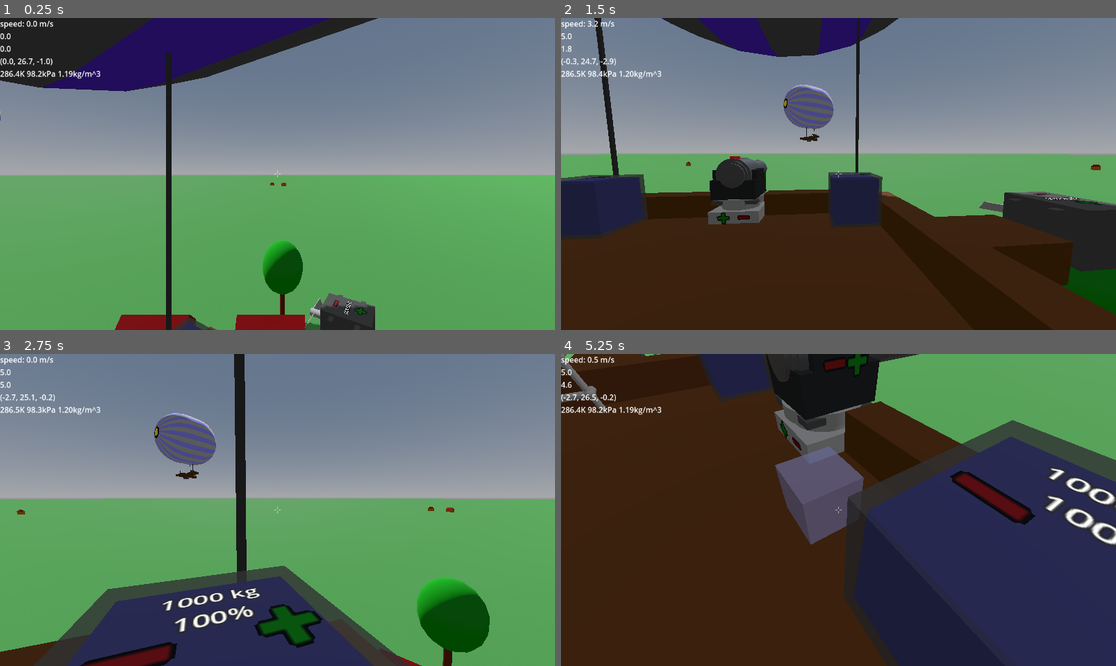
Above: before the commit, frames 1-4 (two rows, left to right).
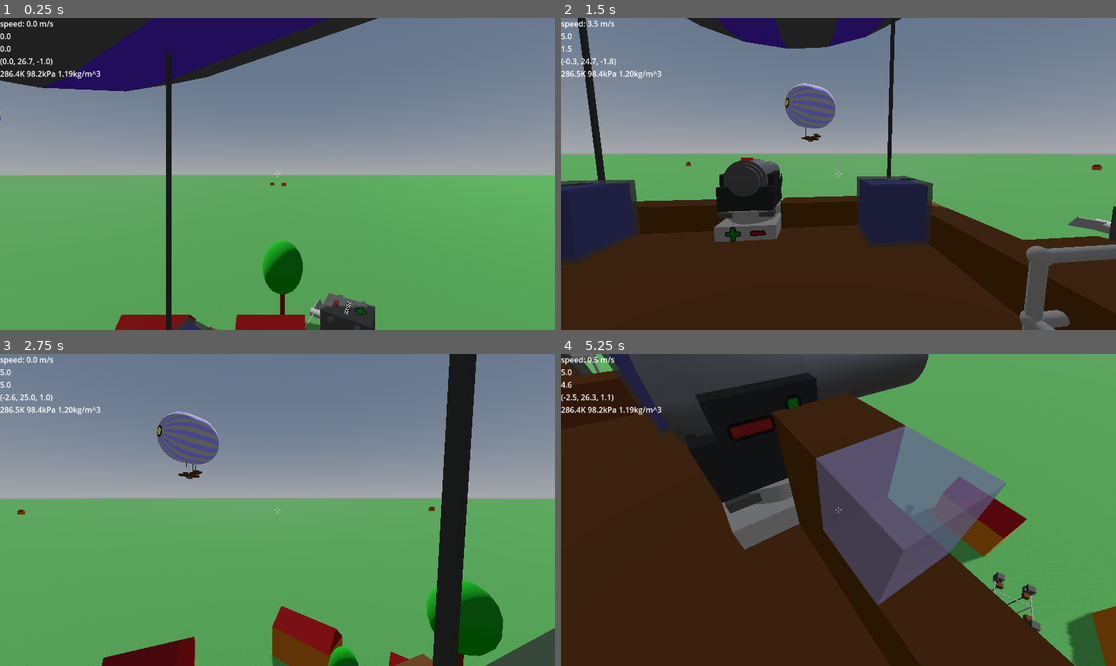
Above: after the commit, the same moments.

Repository: jmdejong/airships
Game: Godot game, scene res://scenes/world.tscn
Same seed, same stepped clock (60 frames per second), same inputs: the game is played once before the commit and once after it.
Inputs (mouse positions are in pixels of both pictures, inside the frame that each line leads up to):
- Up to frame 1 (0.25 s): no input
- Up to frame 2 (1.5 s): move the mouse to (960, 158) at 0.52 s; hold D (right) 0.53-1.28 s; click (960, 158) at 0.6 s; move the mouse to (810, 174) at 1.27 s; hold W (forwards) from 1.28 s (still down); tap Mouse wheel down (rotate_left) at 1.35 s
- Up to frame 3 (2.75 s): keep holding W (forwards); move the mouse to (288, 503) at 2.02 s; tap Mouse wheel up (rotate_right) at 2.1 s
- Up to frame 4 (5.25 s): move the mouse to (832, 516) at 2.77 s; tap Shift (sprint) at 2.85 s; click (832, 516) at 2.92 s; move the mouse to (877, 513) at 3.52 s; tap B (toggle_build) at 3.6 s; release W (forwards) at 4.25 s; drag from (1093, 391) to (755, 432) at 4.27 s; move the mouse to (844, 510) at 5.02 s; hold W (forwards) from 5.03 s (still down); click (844, 510) at 5.1 s

The runs differ from the first frame. In frame 1, less than 0.1% of the frame differs, in the area x 2-66%, y 0-100%; in frame 2, 18%; in frame 3, 23%; in frame 4, 52%, in the area x 0-100%, y 0-100%.

Commit message:
also wire up the other engine of the gunboat

Diff:
--- a/code/components/dial.gd
+++ b/code/components/dial.gd
@@ -1,6 +1,6 @@
 extends BoxComponent
 
-@export var scale_degree: float = 3
+@export var scale_degree: float = 2
 @export var step_size: float = 5
 
 var value: SignalValue = SignalValue.empty():
@@ -15,6 +15,8 @@
 	update()
 
 func update() -> void:
+	if !is_inside_tree():
+		return
 	$SignalConnection.value = value
 	$Screw.rotation_degrees.y = -value.value * scale_degree
 	%StatusText.text = "%3.2f %s" % [value.value, value.unit]
--- a/scenes/ships/gunboat.tscn
+++ b/scenes/ships/gunboat.tscn
@@ -68,43 +68,91 @@
 transform = Transform3D(-4.37114e-08, 0, -1, 0, 1, 0, 1, 0, -4.37114e-08, 0.5, 1, 3)
 length = 1.5
 mass_ = 2.356194490192345
-volume = 0.011780972450961725
-
-[node name="WireStraight9" parent="Components/Wiring" index="1" instance=ExtResource("12_oisyc")]
+volume = 0.01178097245096172
+
+[node name="WireStraight2" parent="Components/Wiring" index="1" instance=ExtResource("12_oisyc")]
+transform = Transform3D(-4.37114e-08, 0, -1, 0, 1, 0, 1, 0, -4.37114e-08, 0.5, 1, 3)
+length = 1.5
+mass_ = 2.356194490192345
+volume = 0.01178097245096172
+
+[node name="WireStraight3" parent="Components/Wiring" index="2" instance=ExtResource("12_oisyc")]
+transform = Transform3D(-4.37114e-08, 0, -1, 0, 1, 0, 1, 0, -4.37114e-08, 0.5, 1, -4.5)
+length = 1.5
+mass_ = 2.356194490192345
+volume = 0.01178097245096172
+
+[node name="WireStraight9" parent="Components/Wiring" index="3" instance=ExtResource("12_oisyc")]
 transform = Transform3D(-4.37114e-08, 0, -1, 0, 1, 0, 1, 0, -4.37114e-08, 2.5, 0.5, 1)
 length = 1.5
 mass_ = 2.356194490192345
-volume = 0.011780972450961725
-
-[node name="WireStraight6" parent="Components/Wiring" index="2" instance=ExtResource("12_oisyc")]
+volume = 0.01178097245096172
+
+[node name="WireStraight11" parent="Components/Wiring" index="4" instance=ExtResource("12_oisyc")]
+transform = Transform3D(-4.37114e-08, 0, -1, 0, 1, 0, 1, 0, -4.37114e-08, 2.5, 0.5, -2.5)
+length = 1.5
+mass_ = 2.356194490192345
+volume = 0.01178097245096172
+
+[node name="WireStraight6" parent="Components/Wiring" index="5" instance=ExtResource("12_oisyc")]
 transform = Transform3D(-1, 0, 8.742279e-08, 0, 1, 0, -8.742279e-08, 0, -1, 2, 0.5, 3)
 length = 1.5
 mass_ = 2.356194490192345
-volume = 0.011780972450961725
-
-[node name="WireStraight10" parent="Components/Wiring" index="3" instance=ExtResource("12_oisyc")]
+volume = 0.01178097245096172
+
+[node name="WireStraight7" parent="Components/Wiring" index="6" instance=ExtResource("12_oisyc")]
+transform = Transform3D(-1, 0, 8.742279e-08, 0, 1, 0, -8.742279e-08, 0, -1, 2, 0.5, -2.5)
+length = 1.5
+mass_ = 2.356194490192345
+volume = 0.01178097245096172
+
+[node name="WireStraight10" parent="Components/Wiring" index="7" instance=ExtResource("12_oisyc")]
 transform = Transform3D(-1, 0, 8.742279e-08, 0, 1, 0, -8.742279e-08, 0, -1, 3.5, 0.5, 1)
 length = 1.0
 mass_ = 1.5707963267948968
-volume = 0.007853981633974483
-
-[node name="Dial" parent="Components/Wiring" index="4" instance=ExtResource("11_qjphb")]
+volume = 0.00785398163397448
+
+[node name="WireStraight12" parent="Components/Wiring" index="8" instance=ExtResource("12_oisyc")]
+transform = Transform3D(-1, 0, 8.742279e-08, 0, 1, 0, -8.742279e-08, 0, -1, 3.5, 0.5, -0.5)
+length = 1.0
+mass_ = 1.5707963267948968
+volume = 0.00785398163397448
+
+[node name="Dial" parent="Components/Wiring" index="9" instance=ExtResource("11_qjphb")]
 transform = Transform3D(-4.371139e-08, -1, -4.37114e-08, 0, -4.37114e-08, 1, -1, 4.371139e-08, 1.9106859e-15, 4, 1, 1)
 
-[node name="WireConnect" parent="Components/Wiring" index="5" instance=ExtResource("12_sq6km")]
+[node name="Dial2" parent="Components/Wiring" index="10" instance=ExtResource("11_qjphb")]
+transform = Transform3D(-4.371139e-08, -1, -4.37114e-08, 0, -4.37114e-08, 1, -1, 4.371139e-08, 1.9106859e-15, 4, 1, -0.5)
+
+[node name="WireConnect" parent="Components/Wiring" index="11" instance=ExtResource("12_sq6km")]
 transform = Transform3D(1, 0, 0, 0, 1, 0, 0, 0, 1, 0, 1, 2.5)
 
-[node name="WireConnect2" parent="Components/Wiring" index="6" instance=ExtResource("12_sq6km")]
+[node name="WireConnect10" parent="Components/Wiring" index="12" instance=ExtResource("12_sq6km")]
+transform = Transform3D(1, 0, 0, 0, 1, 0, 0, 0, 1, 0, 1, -3)
+
+[node name="WireConnect2" parent="Components/Wiring" index="13" instance=ExtResource("12_sq6km")]
 transform = Transform3D(1, 0, 0, 0, 1, 0, 0, 0, 1, 0, 0.5, 2.5)
 
-[node name="WireConnect3" parent="Components/Wiring" index="7" instance=ExtResource("12_sq6km")]
+[node name="WireConnect9" parent="Components/Wiring" index="14" instance=ExtResource("12_sq6km")]
+transform = Transform3D(1, 0, 0, 0, 1, 0, 0, 0, 1, 0, 0.5, -3)
+
+[node name="WireConnect3" parent="Components/Wiring" index="15" instance=ExtResource("12_sq6km")]
 transform = Transform3D(1, 0, 0, 0, 1, 0, 0, 0, 1, 2, 0.5, 2.5)
 
-[node name="WireConnect4" parent="Components/Wiring" index="8" instance=ExtResource("12_sq6km")]
+[node name="WireConnect8" parent="Components/Wiring" index="16" instance=ExtResource("12_sq6km")]
+transform = Transform3D(1, 0, 0, 0, 1, 0, 0, 0, 1, 2, 0.5, -3)
+
+[node name="WireConnect4" parent="Components/Wiring" index="17" instance=ExtResource("12_sq6km")]
 transform = Transform3D(1, 0, 0, 0, 1, 0, 0, 0, 1, 2, 0.5, 0.5)
 
-[node name="WireConnect5" parent="Components/Wiring" index="9" instance=ExtResource("12_sq6km")]
+[node name="WireConnect7" parent="Components/Wiring" index="18" instance=ExtResource("12_sq6km")]
+transform = Transform3D(1, 0, 0, 0, 1, 0, 0, 0, 1, 2, 0.5, -1)
+
+[node name="WireConnect5" parent="Components/Wiring" index="19" instance=ExtResource("12_sq6km")]
 transform = Transform3D(1, 0, 0, 0, 1, 0, 0, 0, 1, 3.5, 0.5, 0.5)
+
+[node name="WireConnect6" parent="Components/Wiring" index="20" instance=ExtResource("12_sq6km")]
+transform = Transform3D(1, 0, 0, 0, 1, 0, 0, 0, 1, 3.5, 0.5, -1)
 
 [node name="Basket" parent="Components" index="3" instance=ExtResource("3_3nb3f")]
 
